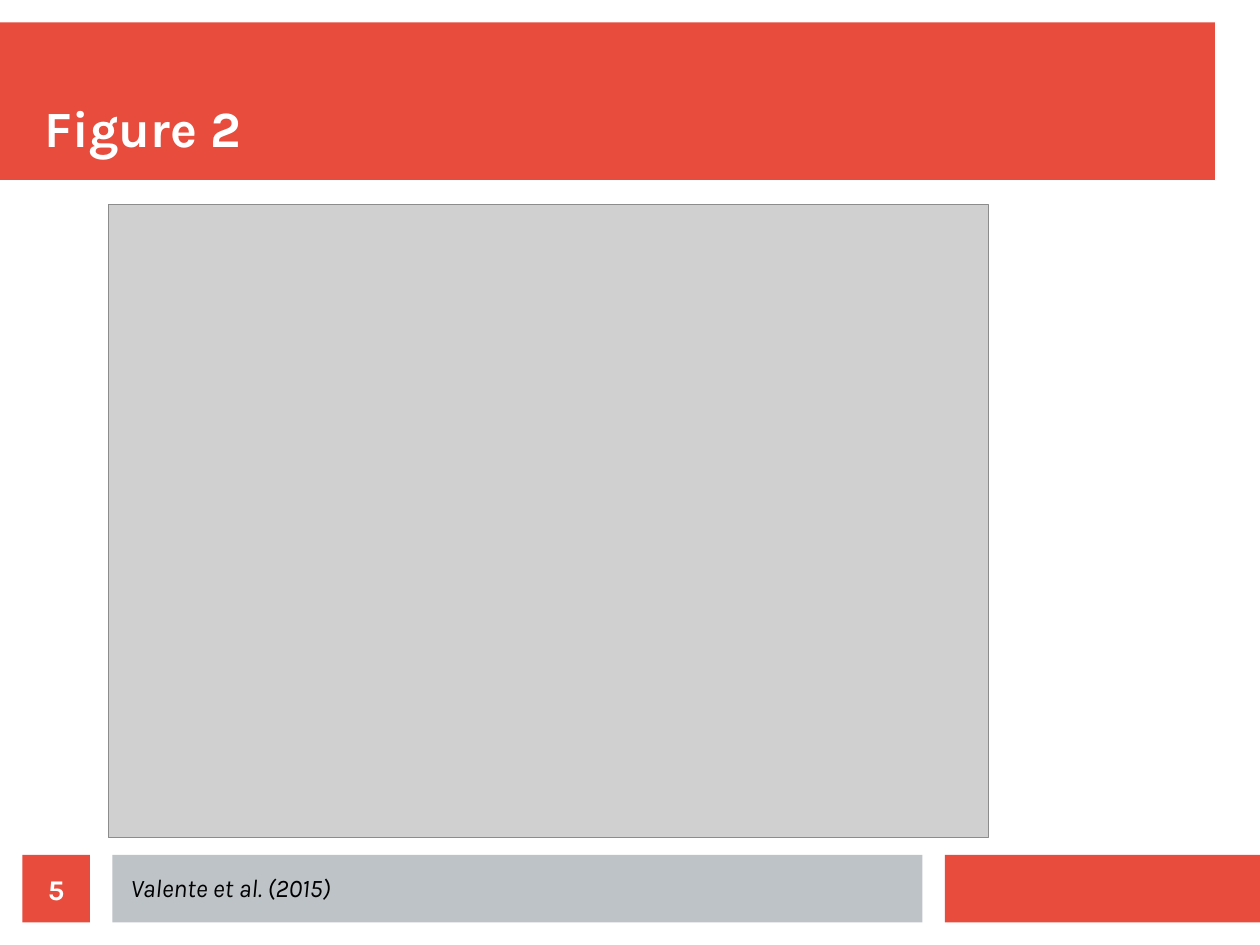
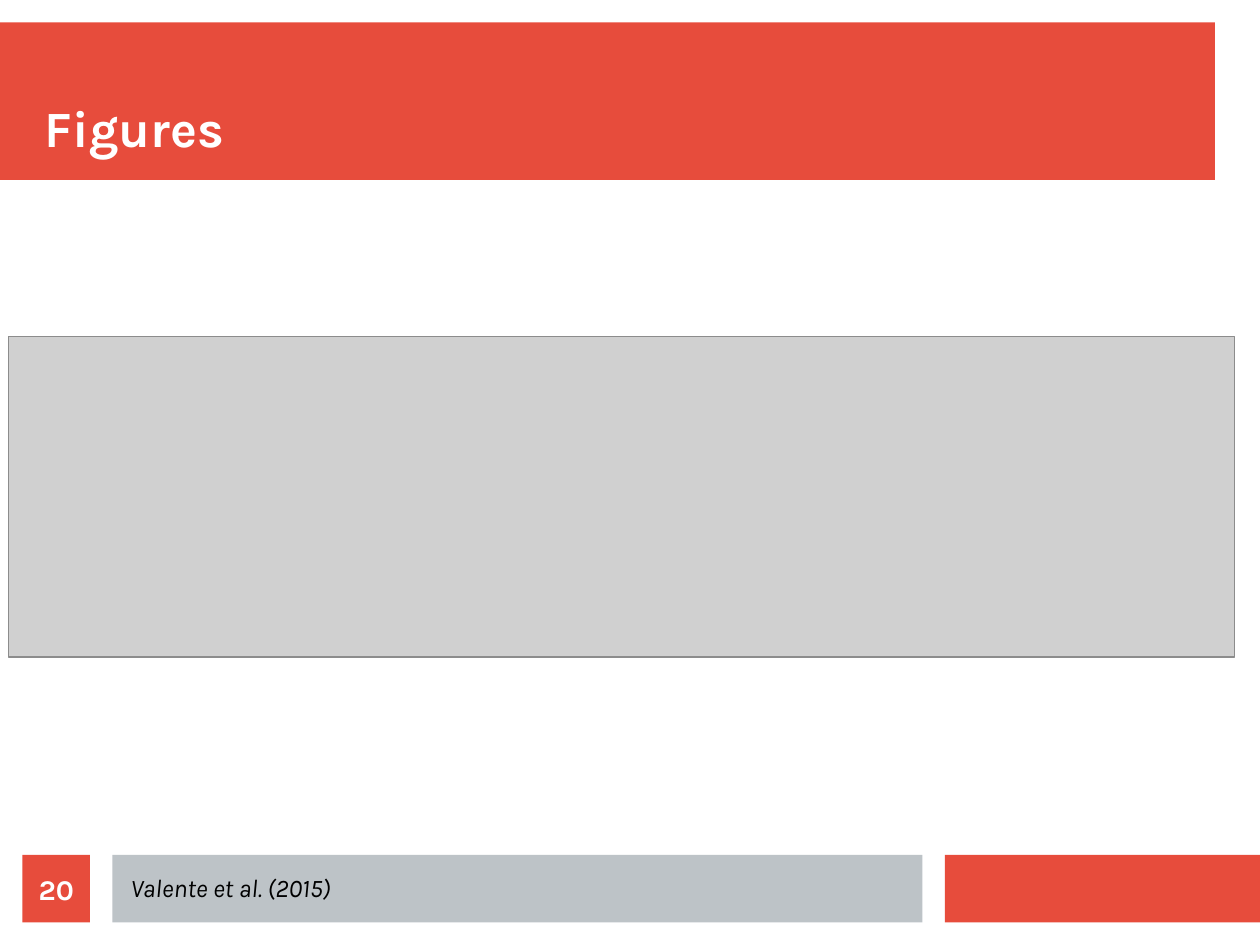
Before and after one commit to richelbilderbeek/Science, a slide deck: slide 20 of Bilderbeek20180622/Bilderbeek20180622.odp (slide 5 before the commit). Drawn at 1260x945 pixels with LibreOffice and Linux fonts; fonts in the diff are those of the drawing; grey boxes stand for pictures. Boxes give left, top, right and bottom in pixels: in the first picture for what was removed or moved away, otherwise in the second. Text is boxed around its words. In the diff, an @@ line names an element or a change of style, - is before the commit and + after.

```diff
--- a/Bilderbeek20180622/Bilderbeek20180622.odp
+++ b/Bilderbeek20180622/Bilderbeek20180622.odp
@@ title at (x1=45, y1=111, x2=224, y2=159): text changed @@
-Figure 2
+Figures
@@ picture resized from (x1=109, y1=205, x2=989, y2=838) to (x1=8, y1=336, x2=1235, y2=656) @@
@@ page number at (x1=39, y1=881, x2=74, y2=901): text changed @@
-5
+20
```
Also in this commit, not shown: 6 other slides changed, 13 slides added, 10 other files.
